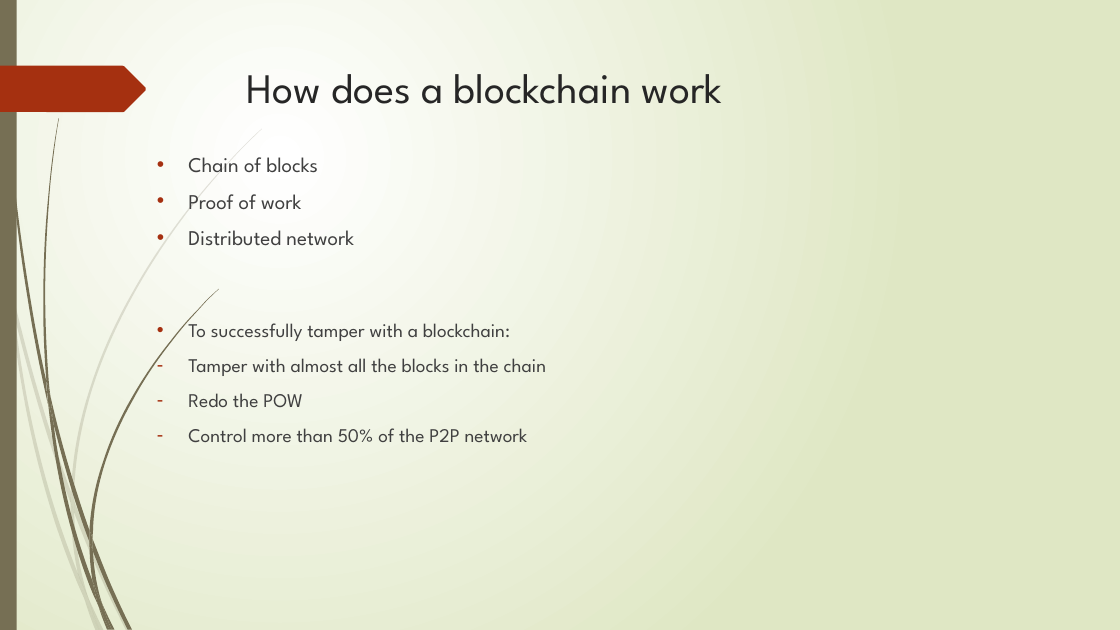
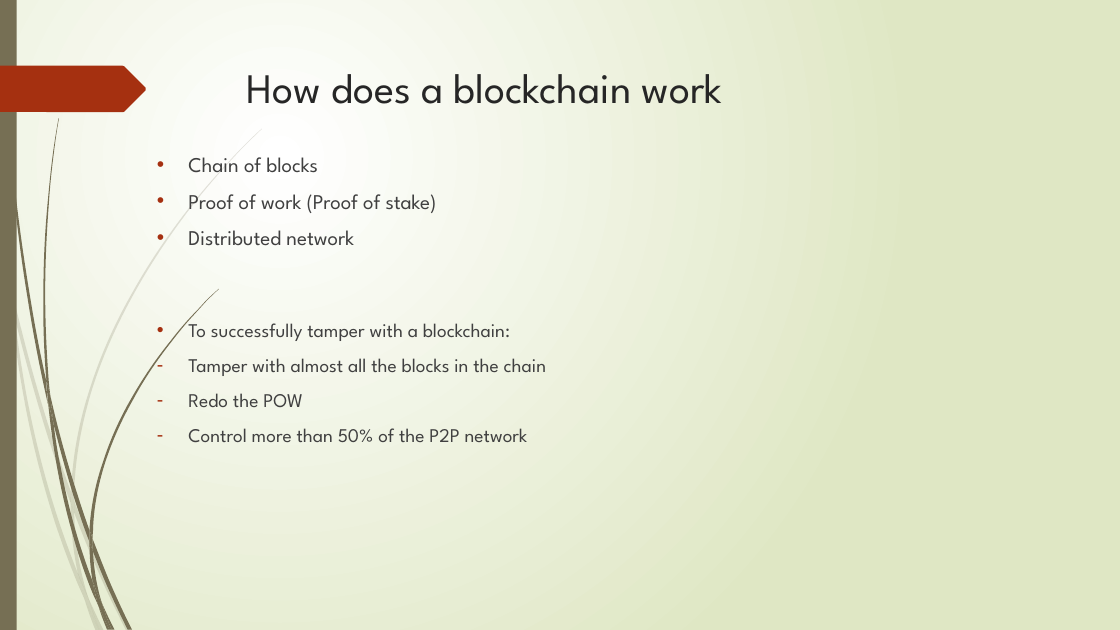
Before and after one commit to quyetdong/software-documents, a slide deck: slide 9 of blockchain_introduction_development.pptx. Drawn at 1120x630 pixels with LibreOffice and Linux fonts; fonts in the diff are those of the drawing. Boxes give left, top, right and bottom in pixels: in the first picture for what was removed or moved away, otherwise in the second. Text is boxed around its words. In the diff, an @@ line names an element or a change of style, - is before the commit and + after.

Commit message:
update blockchain doc

```diff
--- a/blockchain_introduction_development.pptx
+++ b/blockchain_introduction_development.pptx
@@ text at [188, 194, 437, 213]: text changed @@
-• Proof of work
+• Proof of work (Proof of stake)
```
Also in this commit, not shown: 1 other slide changed, 1 slide added.
